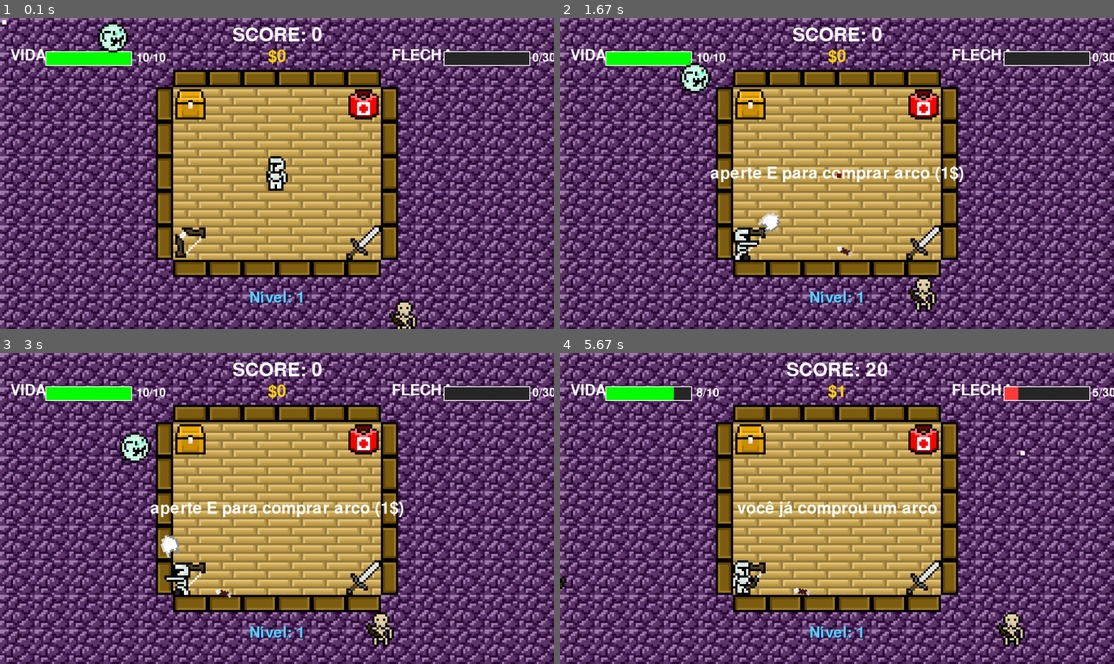
Above: before the commit, frames 1-4 (two rows, left to right).
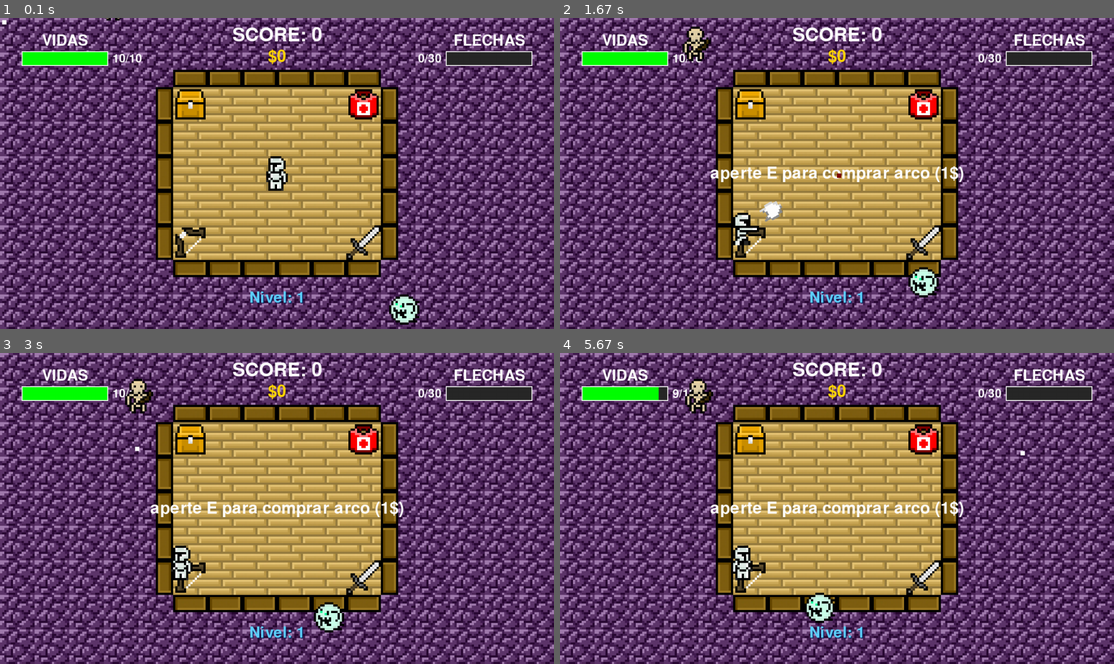
Above: after the commit, the same moments.

Repository: nicolassaez2004/DpProjetos.PyGame
Game: pygame game, started from main.py
The game is run twice, just before and just after one commit, with the same random seed, the same clock (stepped at 60 frames per second) and the same inputs.
Inputs (mouse positions are in pixels of both pictures, inside the frame that each line leads up to):
- Up to frame 1 (0.1 s): no input
- Up to frame 2 (1.67 s): press the mouse at (958, 310) at 0.37 s; move the mouse to (892, 257) at 0.47 s; release the mouse at (831, 207) at 0.6 s; hold A 0.67-1.2 s; hold S 1.23-1.53 s; press the mouse at (837, 173) at 1.6 s
- Up to frame 3 (3 s): move the mouse to (238, 524) at 1.7 s; release the mouse at (199, 536) at 1.83 s; press the mouse at (365, 576) at 1.93 s; move the mouse to (337, 539) at 2.03 s; release the mouse at (315, 502) at 2.17 s; press the mouse at (188, 576) at 2.27 s; move the mouse to (310, 530) at 2.37 s; release the mouse at (432, 480) at 2.5 s; press the mouse at (277, 508) at 2.6 s; move the mouse to (249, 552) at 2.7 s; release the mouse at (227, 592) at 2.83 s; press the mouse at (132, 446) at 2.93 s
- Up to frame 4 (5.67 s): move the mouse to (709, 427) at 3.03 s; release the mouse at (720, 408) at 3.17 s; press the mouse at (748, 440) at 3.27 s; move the mouse to (837, 514) at 3.37 s; release the mouse at (920, 592) at 3.5 s; press the mouse at (837, 508) at 3.6 s; move the mouse to (892, 474) at 3.7 s; release the mouse at (947, 440) at 3.83 s; press the mouse at (692, 471) at 3.93 s; move the mouse to (715, 443) at 4.03 s; release the mouse at (731, 418) at 4.17 s; press the mouse at (925, 440) at 4.27 s; move the mouse to (798, 508) at 4.37 s; release the mouse at (676, 576) at 4.5 s; press the mouse at (692, 489) at 4.6 s; move the mouse to (792, 443) at 4.7 s; release the mouse at (886, 399) at 4.83 s; press the mouse at (692, 499) at 4.93 s; move the mouse to (665, 443) at 5.03 s; release the mouse at (637, 390) at 5.17 s; press the mouse at (698, 505) at 5.27 s; move the mouse to (859, 477) at 5.37 s; release the mouse at (1019, 449) at 5.5 s; tap E at 5.57 s

The runs differ from the first frame. In frame 1, 2.3% of the frame differs, in the area x 1-100%, y 0-100%; in frame 2, 3.4%; in frame 3, 3.5%; in frame 4, 4.6%, in the area x 0-100%, y 2-95%.

Commit message:
#correção de bubgs

Diff:
--- a/enemies/enemy.py
+++ b/enemies/enemy.py
@@ -9,6 +9,8 @@
         self.health = 10
         self.damage = 10
         self.speed = 2
+        self.hit_cooldown_ms = 500
+        self.ultimo_hit_ms = -self.hit_cooldown_ms
 
         self.pos_inicial = pygame.math.Vector2(posicao)
         self.rect = pygame.Rect(posicao, (80, 80))
@@ -28,6 +30,3 @@
 
         self.pos_atual = self.spawn_pos
         return self.spawn_pos
-
-    def disparo(self):
-        pass
--- a/enemies/ghost.py
+++ b/enemies/ghost.py
@@ -6,6 +6,7 @@
 class Ghost(Enemy):
     def __init__(self, posicao):
         super().__init__(posicao)
+        self.health = 20
 
         aux = pygame.image.load(ASSETS + 'ghost.png')
         self.ghost = pygame.transform.scale(aux, (80, 80))
--- a/enemies/skeleton.py
+++ b/enemies/skeleton.py
@@ -23,7 +23,7 @@
 
         self.arrow_skeleton_image = pygame.transform.scale_by(pygame.image.load(ASSETS + 'arrow_skeleton.png'), 5)
         self.flechas_disparadas = pygame.sprite.Group()
-        self.cooldown_disparo_ms = 1200
+        self.cooldown_disparo_ms = 3000
         self.ultimo_disparo_ms = pygame.time.get_ticks()
 
     def _criar_flecha(self, direcao):
@@ -32,7 +32,7 @@
 
         flecha = pygame.sprite.Sprite()
         flecha.direcao = direcao.normalize()
-        flecha.velocidade = 12
+        flecha.velocidade = 6
         flecha.damage = 1
 
         direcao_base_sprite = pygame.math.Vector2(1, -1)
--- a/enemies/wizard.py
+++ b/enemies/wizard.py
@@ -7,6 +7,7 @@
 class Wizard(Enemy):
     def __init__(self, posicao):
         super().__init__(posicao)
+        self.health = 30
 
         aux = pygame.image.load(ASSETS + 'wizard.png')
         self.wizard = pygame.transform.scale(aux, (80, 80))
@@ -60,6 +61,9 @@
     def disparo(self):
         agora = pygame.time.get_ticks()
         if (agora - self.ultimo_disparo_ms) < self.cooldown_disparo_ms:
+            return
+
+        if len(self.fireballs_disparadas) >= 1:
             return
 
         direcao = pygame.math.Vector2(
--- a/jogador/guerreiro.py
+++ b/jogador/guerreiro.py
@@ -37,6 +37,13 @@
                 flecha.kill()
 
     def ataque_soco(self, mouse_pos):
+        agora = pygame.time.get_ticks()
+        if agora - self.ultimo_soco_ms < self.cooldown_soco_ms:
+            if agora >= self.soco_vento_expira_ms:
+                self._sprite_idle()
+            return
+        self.ultimo_soco_ms = agora
+        self.soco_vento_expira_ms = agora + self.duracao_vento_ms
         self.image = self.knight_soco if self.olhando_direita else self.knight_soco_flip
         self.mask = pygame.mask.from_surface(self.image)
         direction = pygame.math.Vector2(mouse_pos[0] - self.rect.centerx, mouse_pos[1] - self.rect.centery)
@@ -55,6 +62,13 @@
         self.espada_vento_hitbox = None
 
     def ataque_espada(self, mouse_pos):
+        agora = pygame.time.get_ticks()
+        if agora - self.ultimo_espada_ms < self.cooldown_espada_ms:
+            if agora >= self.espada_vento_expira_ms:
+                self._sprite_idle()
+            return
+        self.ultimo_espada_ms = agora
+        self.espada_vento_expira_ms = agora + self.duracao_vento_ms
         self.image = self.knight_golpe_espada if self.olhando_direita else self.knight_golpe_espada_flip
         self.mask = pygame.mask.from_surface(self.image)
         direction = pygame.math.Vector2(mouse_pos[0] - self.rect.centerx, mouse_pos[1] - self.rect.centery)
@@ -102,7 +116,11 @@
             else:
                 self.ataque_soco(mouse_pos)
         else:
-            self._sprite_idle()
+            agora = pygame.time.get_ticks()
+            soco_ativo = agora < self.soco_vento_expira_ms
+            espada_ativa = agora < self.espada_vento_expira_ms
+            if not soco_ativo and not espada_ativa:
+                self._sprite_idle()
 
     def ataque_arco(self, mouse_pos):
         self.image = self.knight_arco_espada if self.estado_combate == 'arco_espada' else self.knight_arco_soco
--- a/jogador/player.py
+++ b/jogador/player.py
@@ -47,6 +47,13 @@
         self.flechas_disparadas = pygame.sprite.Group()
         self.cooldown_flecha_ms = 250
         self.ultimo_disparo_flecha_ms = -self.cooldown_flecha_ms
+        self.cooldown_soco_ms = 1000
+        self.ultimo_soco_ms = -self.cooldown_soco_ms
+        self.soco_vento_expira_ms = 0
+        self.cooldown_espada_ms = 1000
+        self.ultimo_espada_ms = -self.cooldown_espada_ms
+        self.espada_vento_expira_ms = 0
+        self.duracao_vento_ms = 300
 
         self.dinheiro = 0
         self.max_vida = 10
@@ -61,13 +68,13 @@
         self.velocidade.y = 0
 
         if self.key[pygame.K_w]:
-            self.velocidade.y = -10
+            self.velocidade.y = -7
         if self.key[pygame.K_s]:
-            self.velocidade.y = 10
+            self.velocidade.y = 7
         if self.key[pygame.K_a]:
-            self.velocidade.x = -10
+            self.velocidade.x = -7
         if self.key[pygame.K_d]:
-            self.velocidade.x = 10
+            self.velocidade.x = 7
 
         self.rect.move_ip(*self.velocidade)
 
--- a/jogo/game.py
+++ b/jogo/game.py
@@ -51,6 +51,8 @@
         self.pode_interagir_bau = False
         self.pode_interagir_kit = False
         self.pode_interagir_arco = False
+        self.flechas_orfas = pygame.sprite.Group()
+        self.fireballs_orfas = pygame.sprite.Group()
 
     def desenhar_barra(self, pos, tamanho, valor_atual, valor_maximo, cor_preenchimento, cor_fundo):
         barra_rect = pygame.Rect(pos, tamanho)
@@ -88,17 +90,35 @@
         self.window.blit(score_text, score_rect)
         self.window.blit(money_text, money_rect)
 
-        vida_label = self.font_hud.render('VIDA', True, (255, 255, 255))
-        self.window.blit(vida_label, (24, 70))
-        self.desenhar_barra((105, 77), (200, 34), self.player.vida, self.player.max_vida, (0, 255, 0), (40, 40, 40))
+        hud_margem_x = 50
+        barra_largura = 200
+        barra_altura = 34
+        barra_y = 77
+
+        vida_barra_pos = (hud_margem_x, barra_y)
+        flecha_barra_pos = (LARGURA - hud_margem_x - barra_largura, barra_y)
+
+        self.desenhar_barra(vida_barra_pos, (barra_largura, barra_altura), self.player.vida, self.player.max_vida, (0, 255, 0), (40, 40, 40))
+        self.desenhar_barra(flecha_barra_pos, (barra_largura, barra_altura), self.player.flechas, self.player.max_flechas, (255, 60, 60), (40, 40, 40))
+
+        vida_barra_rect = pygame.Rect(vida_barra_pos, (barra_largura, barra_altura))
+        flecha_barra_rect = pygame.Rect(flecha_barra_pos, (barra_largura, barra_altura))
+
+        vida_label = self.font_hud.render('VIDAS', True, (255, 255, 255))
+        vida_label_rect = vida_label.get_rect(midbottom=(vida_barra_rect.centerx, vida_barra_rect.top - 6))
+        self.window.blit(vida_label, vida_label_rect)
+
+        flecha_label = self.font_hud.render('FLECHAS', True, (255, 255, 255))
+        flecha_label_rect = flecha_label.get_rect(midbottom=(flecha_barra_rect.centerx, flecha_barra_rect.top - 6))
+        self.window.blit(flecha_label, flecha_label_rect)
+
         vida_text = self.font_hud_valor.render(f'{self.player.vida}/{self.player.max_vida}', True, (255, 255, 255))
-        self.window.blit(vida_text, (315, 79))
-
-        flecha_label = self.font_hud.render('FLECHA', True, (255, 255, 255))
-        self.window.blit(flecha_label, (905, 70))
-        self.desenhar_barra((1025, 77), (200, 34), self.player.flechas, self.player.max_flechas, (255, 60, 60), (40, 40, 40))
+        vida_text_rect = vida_text.get_rect(midleft=(vida_barra_rect.right + 10, vida_barra_rect.centery))
+        self.window.blit(vida_text, vida_text_rect)
+
         flecha_text = self.font_hud_valor.render(f'{self.player.flechas}/{self.player.max_flechas}', True, (255, 255, 255))
-        self.window.blit(flecha_text, (1230, 79))
+        flecha_text_rect = flecha_text.get_rect(midright=(flecha_barra_rect.left - 10, flecha_barra_rect.centery))
+        self.window.blit(flecha_text, flecha_text_rect)
 
         nivel_text_outline = self.font_hud.render(f'Nivel: {self.player.nivel}', True, (10, 35, 90))
         nivel_text = self.font_hud.render(f'Nivel: {self.player.nivel}', True, (95, 210, 255))
@@ -107,11 +127,14 @@
         self.window.blit(nivel_text, nivel_rect)
 
         if self.pode_comprar_espada:
-            buy_text = self.font_money.render("aperte E para comprar espada (1$)", True, (255, 255, 255))
+            if self.player.estado_combate in ('espada', 'arco_espada'):
+                buy_text = self.font_money.render("você já comprou uma espada!", True, (255, 255, 255))
+            else:
+                buy_text = self.font_money.render("aperte E para comprar espada (1$)", True, (255, 255, 255))
             buy_rect = buy_text.get_rect(center=(LARGURA // 2, ALTURA // 2))
             self.window.blit(buy_text, buy_rect)
         elif self.pode_interagir_bau:
-            if self.player.tem_arco:
+            if self.player.estado_combate in ('arco_soco', 'arco_espada'):
                 if self.player.flechas >= self.player.max_flechas:
                     flechas_text = self.font_money.render("Você já tem o máximo de flechas possíveis", True, (255, 255, 255))
                 else:
@@ -150,11 +173,26 @@
                 inimigo.flechas_disparadas.draw(self.window)
             elif isinstance(inimigo, Wizard):
                 inimigo.fireballs_disparadas.draw(self.window)
+        self.flechas_orfas.draw(self.window)
+        self.fireballs_orfas.draw(self.window)
         if self.player.soco_vento:
             self.window.blit(self.player.soco_vento_image_rotated, self.player.soco_vento)
         if self.player.espada_vento:
             self.window.blit(self.player.espada_vento_image_rotated, self.player.espada_vento)
         pygame.display.update()
+
+    def _matar_inimigo(self, inimigo, com_capitalizacao=True):
+        if isinstance(inimigo, Skeleton):
+            for p in list(inimigo.flechas_disparadas):
+                inimigo.flechas_disparadas.remove(p)
+                self.flechas_orfas.add(p)
+        elif isinstance(inimigo, Wizard):
+            for p in list(inimigo.fireballs_disparadas):
+                inimigo.fireballs_disparadas.remove(p)
+                self.fireballs_orfas.add(p)
+        inimigo.kill()
+        if com_capitalizacao:
+            self.player.capitalizacao(inimigo)
 
     def colisoes(self): #testador de colisões
         parametros.MOUSE_COLOR = (255, 255, 255)
@@ -202,24 +240,43 @@
             mascara_inimigo = pygame.mask.from_surface(inimigo.image)
             offset = (inimigo.rect.x - self.player.rect.x, inimigo.rect.y - self.player.rect.y)
             if self.player.mask.overlap(mascara_inimigo, offset):
-                inimigo.kill()
+                self._matar_inimigo(inimigo, com_capitalizacao=False)
                 self.player.vida = max(0, self.player.vida - 1)
 
+        agora_ms = pygame.time.get_ticks()
         if self.player.soco_vento:
             for inimigo in list(self.spawn.inimigos):
-                if self.player.soco_vento.colliderect(inimigo.rect) and inimigo.health > 0:
-                    inimigo.health -= 5
+                pode_ser_atingido = (agora_ms - inimigo.ultimo_hit_ms) >= inimigo.hit_cooldown_ms
+                if self.player.soco_vento.colliderect(inimigo.rect) and inimigo.health > 0 and pode_ser_atingido:
+                    inimigo.ultimo_hit_ms = agora_ms
+                    inimigo.health -= 10
                     if inimigo.health <= 0:
-                        inimigo.kill()
-                        self.player.capitalizacao(inimigo)
+                        self._matar_inimigo(inimigo)
 
         if self.player.espada_vento_hitbox:
             for inimigo in list(self.spawn.inimigos):
-                if self.player.espada_vento_hitbox.colliderect(inimigo.rect) and inimigo.health > 0:
-                    inimigo.health -= 5
+                pode_ser_atingido = (agora_ms - inimigo.ultimo_hit_ms) >= inimigo.hit_cooldown_ms
+                if self.player.espada_vento_hitbox.colliderect(inimigo.rect) and inimigo.health > 0 and pode_ser_atingido:
+                    inimigo.ultimo_hit_ms = agora_ms
+                    inimigo.health -= 20
                     if inimigo.health <= 0:
-                        inimigo.kill()
-                        self.player.capitalizacao(inimigo)
+                        self._matar_inimigo(inimigo)
+
+            for inimigo in self.spawn.inimigos:
+                if isinstance(inimigo, Skeleton):
+                    for flecha in list(inimigo.flechas_disparadas):
+                        if self.player.espada_vento_hitbox.colliderect(flecha.rect):
+                            flecha.kill()
+                if isinstance(inimigo, Wizard):
+                    for fireball in list(inimigo.fireballs_disparadas):
+                        if self.player.espada_vento_hitbox.colliderect(fireball.rect):
+                            fireball.kill()
+            for flecha in list(self.flechas_orfas):
+                if self.player.espada_vento_hitbox.colliderect(flecha.rect):
+                    flecha.kill()
+            for fireball in list(self.fireballs_orfas):
+                if self.player.espada_vento_hitbox.colliderect(fireball.rect):
+                    fireball.kill()
 
         for flecha in list(self.player.flechas_disparadas):
             for inimigo in list(self.spawn.inimigos):
@@ -235,8 +292,7 @@
                     inimigo.health -= flecha.damage
                     flecha.kill()
                     if inimigo.health <= 0:
-                        inimigo.kill()
-                        self.player.capitalizacao(inimigo)
+                        self._matar_inimigo(inimigo)
                     break
 
         for inimigo in self.spawn.inimigos:
@@ -260,6 +316,37 @@
                 if not fireball.rect.colliderect(self.player.rect):
                     continue
 
+                offset = (self.player.rect.x - fireball.rect.x, self.player.rect.y - fireball.rect.y)
+                if fireball.mask.overlap(self.player.mask, offset):
+                    fireball.kill()
+                    self.player.vida = max(0, self.player.vida - 1)
+
+        for flecha in list(self.flechas_orfas):
+            deslocamento = flecha.direcao * flecha.velocidade
+            flecha.rect.move_ip(deslocamento.x, deslocamento.y)
+            if (flecha.rect.right < -80 or flecha.rect.left > LARGURA + 80 or
+                    flecha.rect.bottom < -80 or flecha.rect.top > ALTURA + 80):
+                flecha.kill()
+                continue
+            if flecha.rect.colliderect(self.player.rect):
+                offset = (self.player.rect.x - flecha.rect.x, self.player.rect.y - flecha.rect.y)
+                if flecha.mask.overlap(self.player.mask, offset):
+                    flecha.kill()
+                    self.player.vida = max(0, self.player.vida - 1)
+
+        for fireball in list(self.fireballs_orfas):
+            centro_anterior = fireball.rect.center
+            fireball.angulo += fireball.rotacao_por_frame
+            fireball.image = pygame.transform.rotate(fireball.base_image, fireball.angulo)
+            fireball.rect = fireball.image.get_rect(center=centro_anterior)
+            fireball.mask = pygame.mask.from_surface(fireball.image)
+            deslocamento = fireball.direcao * fireball.velocidade
+            fireball.rect.move_ip(deslocamento.x, deslocamento.y)
+            if (fireball.rect.right < -80 or fireball.rect.left > LARGURA + 80 or
+                    fireball.rect.bottom < -80 or fireball.rect.top > ALTURA + 80):
+                fireball.kill()
+                continue
+            if fireball.rect.colliderect(self.player.rect):
                 offset = (self.player.rect.x - fireball.rect.x, self.player.rect.y - fireball.rect.y)
                 if fireball.mask.overlap(self.player.mask, offset):
                     fireball.kill()
@@ -280,7 +367,7 @@
                         self.player.dinheiro -= 1
                         self.player.equipar_arco()
                         self.pode_interagir_arco = False
-                    elif event.key == pygame.K_e and self.pode_interagir_bau and self.player.dinheiro >= 1 and self.player.flechas < self.player.max_flechas:
+                    elif event.key == pygame.K_e and self.pode_interagir_bau and self.player.dinheiro >= 1 and self.player.flechas < self.player.max_flechas and self.player.estado_combate in ('arco_soco', 'arco_espada'):
                         self.player.dinheiro -= 1
                         self.player.flechas = min(self.player.flechas + 5, self.player.max_flechas)
                         self.pode_interagir_bau = False
--- a/jogo/gameplay.py
+++ b/jogo/gameplay.py
@@ -10,33 +10,34 @@
         self.nivel = 1
         self.score = 0
         self.inimigos_derrotados = 0
-        self.kills_para_subir_nivel = 5
         self.limite_inimigos = 2
-        self.bonus_vida_por_nivel = 2
+        self.bonus_velocidade_por_nivel = 0.5
         self.bonus_dano_por_nivel = 1
 
     def registrar_abate(self):
         self.inimigos_derrotados += 1
 
-        while self.inimigos_derrotados >= self.kills_para_subir_nivel:
-            self.inimigos_derrotados -= self.kills_para_subir_nivel
+        kills_necessarios = self.nivel * 10
+        if self.inimigos_derrotados >= kills_necessarios:
+            self.inimigos_derrotados = 0
             self.nivel += 1
             self.limite_inimigos += 1
 
     def aplicar_scaling_inimigo(self, inimigo):
         bonus_nivel = max(self.nivel - 1, 0)
-        inimigo.health += bonus_nivel * self.bonus_vida_por_nivel
+        inimigo.speed += bonus_nivel * self.bonus_velocidade_por_nivel
         inimigo.damage += bonus_nivel * self.bonus_dano_por_nivel
 
     def capitalizacao(self, inimigo):
+        bonus_score = (self.nivel - 1) * 10
         if isinstance(inimigo, Ghost):
             self.dinheiro += 2
-            self.score += 20
+            self.score += 10 + bonus_score
         elif isinstance(inimigo, Skeleton):
             self.dinheiro += 3
-            self.score += 30
+            self.score += 20 + bonus_score
         elif isinstance(inimigo, Wizard):
             self.dinheiro += 5
-            self.score += 50
+            self.score += 30 + bonus_score
 
         self.registrar_abate()
--- a/jogo/spawn.py
+++ b/jogo/spawn.py
@@ -1,6 +1,7 @@
 import random
 import pygame
 from enemies.wizard import Wizard
+from enemies.ghost import Ghost
 
 class Spawn:
     def __init__(self):
@@ -12,7 +13,11 @@
         self.ultimo_spawn_ms = 0
 
     def spawn_inimigo(self):
-            tipo_inimigo = random.choice(self.tipos_inimigos)
+            tem_ghost = any(isinstance(i, Ghost) for i in self.inimigos)
+            if self.player.nivel == 1 and not tem_ghost:
+                tipo_inimigo = Ghost
+            else:
+                tipo_inimigo = random.choice(self.tipos_inimigos)
             inimigo = tipo_inimigo((0, 0))
             inimigo.player = self.player
             inimigo.objeto = self.objeto
